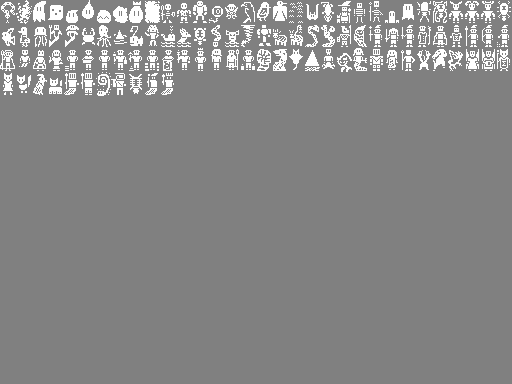
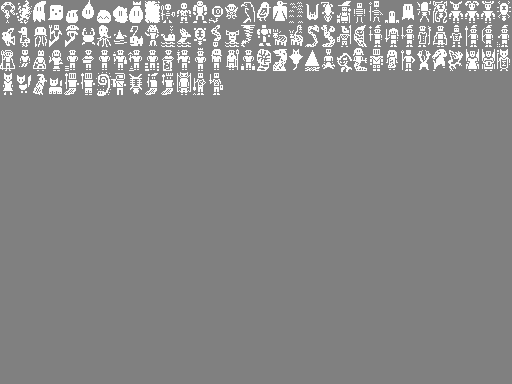
Layer changes from the first 512 x 384 image to the second:
painted on "Background" over [177, 72, 223, 95]
